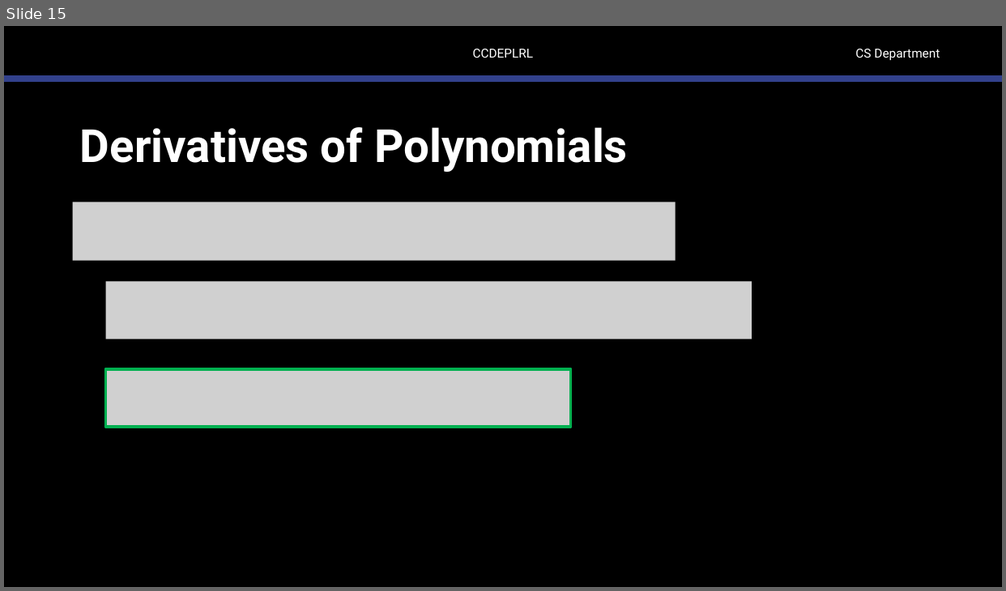
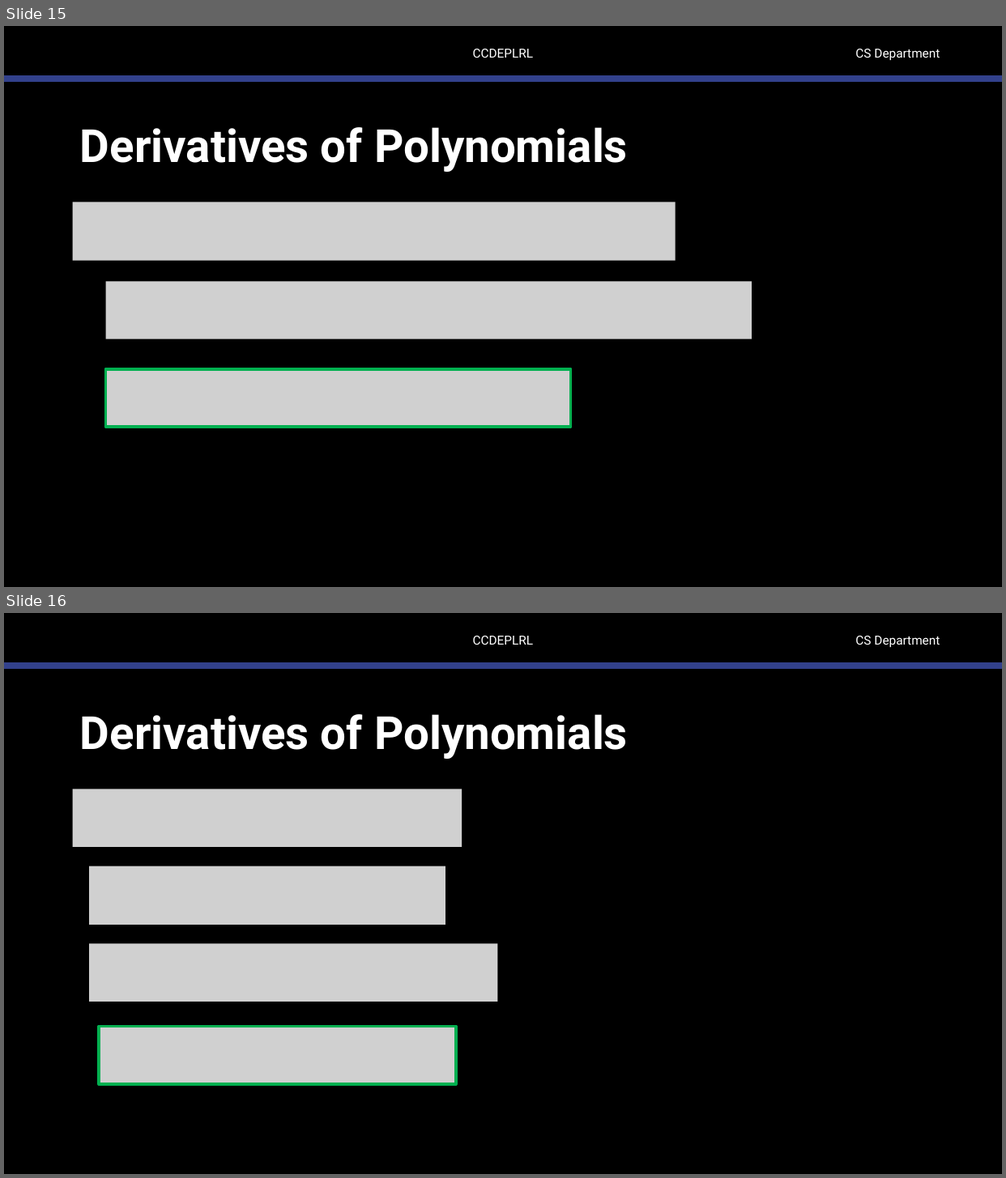
Before and after one commit to robitussin/CCDEPLRL, a slide deck: 2 - Training Neural Networks/Pre-requisites on Backpropagation/Derivatives.pptx. Shown one above the other, each under a label of ours: slide 15 before the commit, slides 15 and 16 after it. The pictures are 1006x591 and 1006x1178 pixels, drawn with LibreOffice and Linux fonts; fonts in the diff are those of the drawing; grey boxes stand for pictures; background and template pictures are left out. Boxes give left, top, right and bottom in pixels: in the first picture for what was removed or moved away, otherwise in the second. Text is boxed around its words. In the diff, an @@ line names an element or a change of style, - is before the commit and + after.

```diff
--- a/2 - Training Neural Networks/Pre-requisites on Backpropagation/Derivatives.pptx
+++ b/2 - Training Neural Networks/Pre-requisites on Backpropagation/Derivatives.pptx
@@ slide 16 added at (4,613,1002,1174), background #000000; not listed: 3 template elements that a slide beside it also shows @@
@@ title added at (80,714,628,759), 44 pt, text #FFFFFF, bold @@
+Derivatives of Polynomials
@@ picture added at (73,789,462,846) @@
@@ picture added at (89,866,445,924) @@
@@ picture added at (89,944,498,1002) @@
@@ picture added at (99,1027,456,1084) @@
```
Also in this commit, not shown: 7 slides changed, 16 other slides added.
